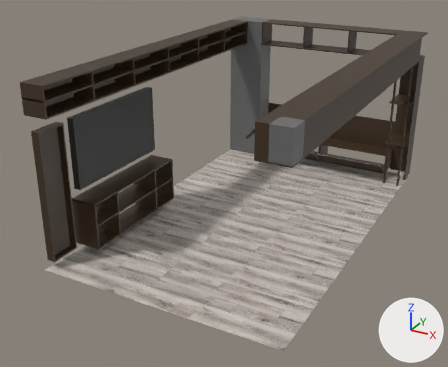
What one commit did to the FBX model living room/LivingRoom.fbx.
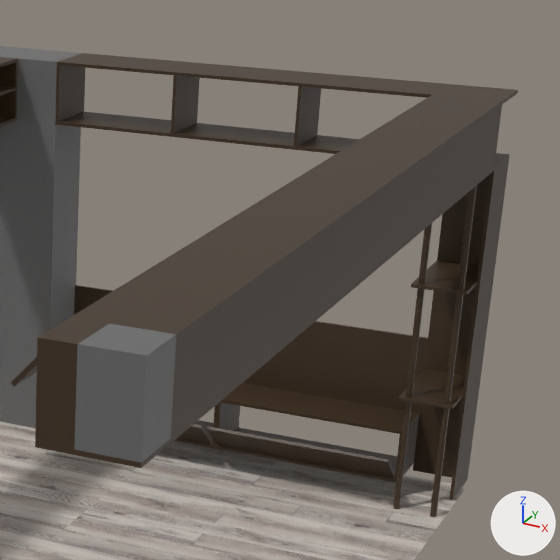
The first picture shows the older version from a 50 mm camera at (3.77, -7.85, 4.25) aimed at (-0.3, -0.45, 0.55). The close-ups show both versions on the part from 54% to 99% of the width and 0% to 55% of the height of that picture; other places that the commit changed are outside them. Arrows for +X, +Y and +Z are at lower right; the lights stay in place. Where no turn or scale is listed for an object, it has been applied to the vertices.
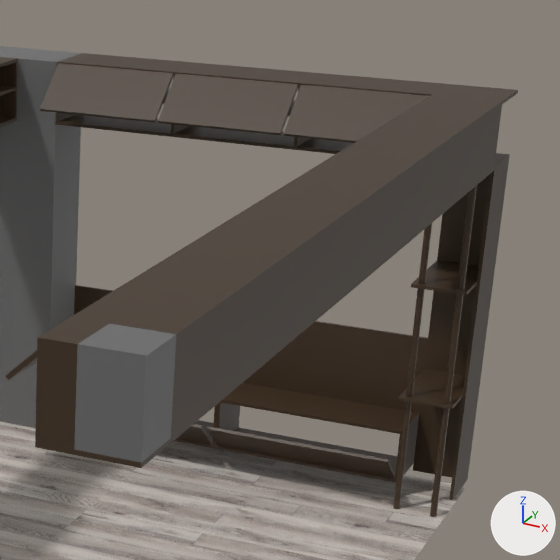
Where the newer file only moved an object's origin or applied its transform, the numbers keep the older frame.

The change, as a diff of the scene's bpy script:
```diff
--- a/living room/LivingRoom.fbx.py
+++ b/living room/LivingRoom.fbx.py
@@ mat_brown_wood_001 @@
+mat_brown_wood_001 = principled_material('Brown Wood.001')
+mat_brown_wood_001.base_color = (0.0513, 0.0284, 0.0123)  # brown #402f1d
@@ me_cube_073 @@
+me_cube_073.from_pydata(...)  # 28 vertices, 26 faces; spans x 0.0..0.783, y -0.4..0.0, z -0.02..0.0
+me_cube_073.materials.append(mat_brown_wood_001)  # brown #402f1d
@@ me_cube_082 @@
+me_cube_082.from_pydata([(0.0, -0.262, -0.247), (0.0, 0.0, 0.0), (-0.783, -0.262, -0.247), (-0.783, 0.0, 0.0), (0.0, -0.248, -0.261), (0.0, 0.014, -0.015), (-0.783, -0.248, -0.261), (-0.783, 0.014, -0.015)], [], [(0, 1, 3, 2), (2, 3, 7, 6), (6, 7, 5, 4), (4, 5, 1, 0), (2, 6, 4, 0), (7, 3, 1, 5)])
+me_cube_082.materials.append(mat_brown_wood)  # brown #402f1d
@@ ob_cube_010 @@
 ob_cube_010 = bpy.data.objects.new('Cube.010', me_cube_056)
-ob_cube_010.location = (-1.535, -2.78, 2.23)
-ob_cube_010.scale = (0.33, 0.02, 0.36)
+ob_cube_010.location = (-1.7, -0.896, 2.25)
+ob_cube_010.scale = (0.33, 0.797, 0.02)
@@ ob_cube_052 @@
 ob_cube_052.location = (1.32, -2.512, 2.41)
-ob_cube_052.rotation_euler = (0.0, 0.728, 0.0)  # degrees (0, 42, 0)
+ob_cube_052.rotation_euler = (0.0, 0.815, 0.0)  # degrees (0, 47, 0)
 ob_cube_052.scale = (0.02, 0.797, 0.36)
@@ ob_cube_068 @@
+ob_cube_068 = bpy.data.objects.new('Cube.068', me_cube_073)
+ob_cube_068.location = (-0.267, 2.79, 2.25)
@@ ob_cube_072 @@
+ob_cube_072 = bpy.data.objects.new('Cube.072', me_cube_082)
+ob_cube_072.location = (1.32, 2.376, 2.425)
@@ ob_cube_071 @@
+ob_cube_071 = bpy.data.objects.new('Cube.071', me_cube_082.copy())
+ob_cube_071.location = (0.516, 2.376, 2.425)
@@ ob_cube_070 @@
+ob_cube_070 = bpy.data.objects.new('Cube.070', me_cube_082.copy())
+ob_cube_070.location = (-0.287, 2.376, 2.425)
@@ ob_cube_067 @@
+ob_cube_067 = bpy.data.objects.new('Cube.067', me_cube_073.copy())
+ob_cube_067.location = (-1.07, 2.79, 2.25)
```

Pixel boxes [x1, y1, x2, y2] of what changed, in the close-ups (560 x 560 px):
'Cube.071', added: after [158, 74, 298, 135]
'Cube.070', added: after [40, 63, 174, 123]
'Cube.072', added: after [284, 85, 430, 143]
'Cube.010', moved, rescaled (not visible afterwards): before [0, 62, 18, 118]
'Cube.052', turned: before [11, 357, 37, 387]; after [6, 350, 37, 380]
'Cube.068', added: after [288, 100, 295, 116]
'Cube.067', added: after [163, 89, 170, 104]
'Cube.005', unchanged, covered by the edit: before [55, 65, 321, 147]; after [55, 65, 311, 147]
